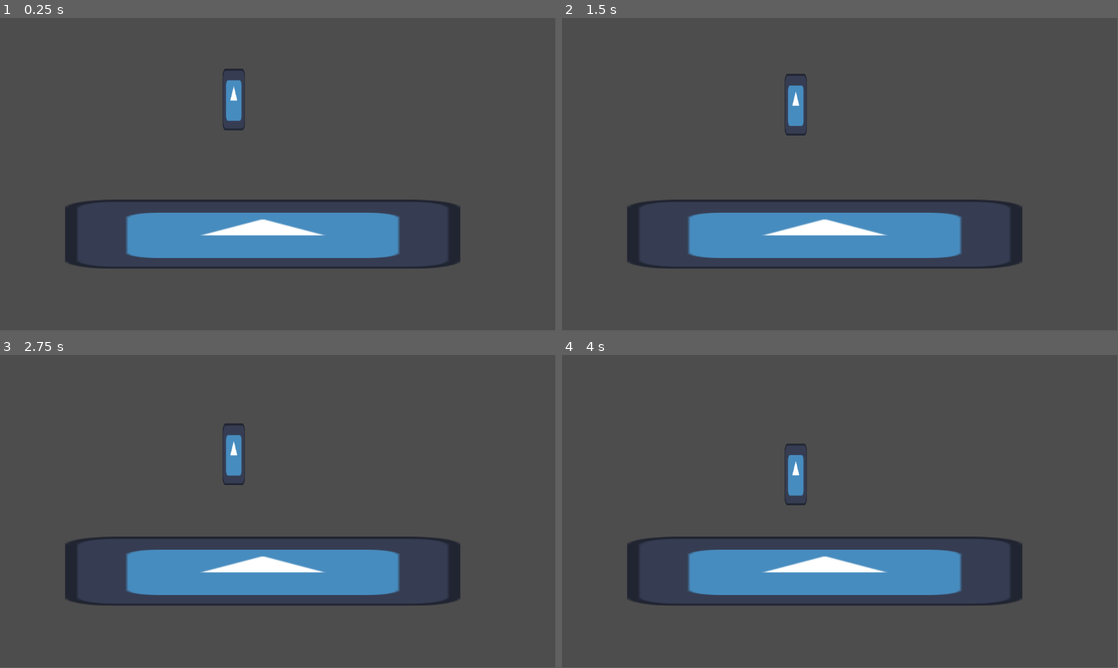
Above: before the commit, frames 1-4 (two rows, left to right).
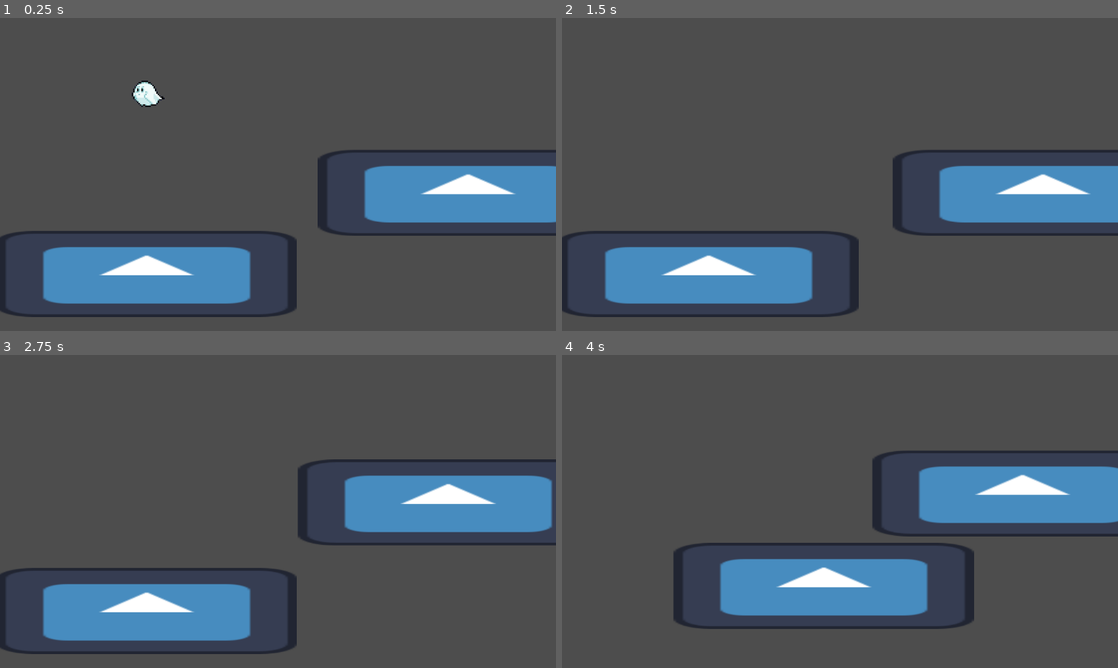
Above: after the commit, the same moments.

Repository: sammo4gun/jamsterdam
Game: Godot game, scene res://Scenes/world.tscn
Two runs of this game, one before a commit and one after it. Both use one fixed random seed, a clock stepped at 60 frames per second and the inputs below. Before the commit the project starts from res://world.tscn. The engine's default icon, where the game draws it, is replaced by a stand-in: a white triangle on a blue panel in a dark square.
Inputs (mouse positions are in pixels of both pictures, inside the frame that each line leads up to):
- Up to frame 1 (0.25 s): no input
- Up to frame 2 (1.5 s): move the mouse to (962, 158) at 0.52 s; hold Right (right, bound only after the commit) from 0.53 s (still down); tap W (up, bound only after the commit) at 0.6, 0.77, 1.07, 1.35 s; click (962, 158) at 0.67 s; move the mouse to (728, 190) at 1.27 s; click (728, 190) at 1.42 s
- Up to frame 3 (2.75 s): tap W (up, bound only after the commit) at 1.52, 1.82, 2.1 s; move the mouse to (333, 442) at 2.02 s; release Right (right, bound only after the commit) at 2.03 s; hold A (left, bound only after the commit) from 2.03 s (still down); click (333, 442) at 2.17 s
- Up to frame 4 (4 s): move the mouse to (812, 574) at 2.77 s; release A (left, bound only after the commit) at 2.78 s; hold Right (right, bound only after the commit) from 2.78 s (still down); tap W (up, bound only after the commit) at 2.85, 3.02, 3.32, 3.6, 3.77 s; click (812, 574) at 2.92 s; move the mouse to (1006, 558) at 3.52 s; click (1006, 558) at 3.67 s
In our replay, the window is 799x449 before the commit and 800x450 after it. These sizes can differ from the game's own. Grey fills any space a smaller window leaves; there, only what the larger window draws over its background counts as a difference.

The runs differ from the first frame. In frame 1, 23% of the frame differs, in the area x 0-100%, y 16-96%; in frame 2, 22%; in frame 3, 24%, in the area x 0-100%, y 21-96%; in frame 4, 18%.

Commit message:
ghost code!!

Diff:
--- /dev/null
+++ b/Scenes/ghost.tscn
@@ -0,0 +1,31 @@
+[gd_scene load_steps=5 format=3 uid="uid://6pic503w7xpl"]
+
+[ext_resource type="Texture2D" uid="uid://bfs6tjpci1vjl" path="res://Assets/ghost.png" id="1_3mxmt"]
+[ext_resource type="Script" uid="uid://bjkfewgrp47cm" path="res://Scripts/ghost.gd" id="1_e3r4w"]
+
+[sub_resource type="CircleShape2D" id="CircleShape2D_3mxmt"]
+radius = 24.0208
+
+[sub_resource type="CircleShape2D" id="CircleShape2D_e3r4w"]
+
+[node name="Ghost" type="CharacterBody2D"]
+collision_layer = 0
+collision_mask = 0
+script = ExtResource("1_e3r4w")
+
+[node name="CollisionShape2D" type="CollisionShape2D" parent="."]
+shape = SubResource("CircleShape2D_3mxmt")
+
+[node name="Sprite" type="Sprite2D" parent="."]
+position = Vector2(-5, 1)
+scale = Vector2(0.398, 0.378)
+texture = ExtResource("1_3mxmt")
+
+[node name="Possession_zone" type="Area2D" parent="."]
+collision_layer = 4
+collision_mask = 4
+
+[node name="CollisionShape2D" type="CollisionShape2D" parent="Possession_zone"]
+shape = SubResource("CircleShape2D_e3r4w")
+
+[connection signal="body_entered" from="Possession_zone" to="." method="_on_possession_zone_body_entered"]
--- /dev/null
+++ b/Scenes/guy.tscn
@@ -0,0 +1,17 @@
+[gd_scene load_steps=4 format=3 uid="uid://cctthl1q1bekw"]
+
+[ext_resource type="Texture2D" uid="uid://dsi1uv8d5lug0" path="res://Assets/icon.svg" id="1_8h3iv"]
+[ext_resource type="Script" uid="uid://byxufi14rff50" path="res://Scripts/guy.gd" id="1_tj2cq"]
+
+[sub_resource type="RectangleShape2D" id="RectangleShape2D_ihqf1"]
+size = Vector2(39, 121)
+
+[node name="Guy" type="CharacterBody2D"]
+script = ExtResource("1_tj2cq")
+
+[node name="CollisionShape2D" type="CollisionShape2D" parent="."]
+shape = SubResource("RectangleShape2D_ihqf1")
+
+[node name="Sprite2D" type="Sprite2D" parent="."]
+scale = Vector2(0.359998, 1)
+texture = ExtResource("1_8h3iv")
--- /dev/null
+++ b/Scenes/moveable.gd
@@ -0,0 +1,26 @@
+extends CharacterBody2D
+
+@onready var world = get_parent()
+
+var possessed = false
+@export var speed = 400
+
+func get_input():
+	var input_direction = Input.get_vector("left", "right", "up", "down")
+	velocity = input_direction * speed
+
+func _physics_process(delta):
+	if possessed:
+		get_input()
+		move_and_slide()
+
+func _on_input_event(viewport: Node, event: InputEvent, shape_idx: int) -> void:
+	get_viewport().set_input_as_handled()
+	if event is InputEventMouseButton and event.pressed:
+		world.attempt_possession(self)
+
+func become_possessed():
+	possessed = true
+
+func become_unpossessed():
+	possessed = false
--- /dev/null
+++ b/Scenes/moveable.tscn
@@ -0,0 +1,24 @@
+[gd_scene load_steps=4 format=3 uid="uid://dpfjytluhwwx7"]
+
+[ext_resource type="Script" uid="uid://2cg00vl8kyi8" path="res://Scenes/moveable.gd" id="1_h70h1"]
+[ext_resource type="Texture2D" uid="uid://dsi1uv8d5lug0" path="res://Assets/icon.svg" id="1_ikdxc"]
+
+[sub_resource type="RectangleShape2D" id="RectangleShape2D_0w77i"]
+size = Vector2(621.5, 177)
+
+[node name="Moveable" type="CharacterBody2D"]
+collision_layer = 5
+collision_mask = 5
+input_pickable = true
+script = ExtResource("1_h70h1")
+
+[node name="Shape" type="CollisionShape2D" parent="."]
+position = Vector2(0, -1)
+shape = SubResource("RectangleShape2D_0w77i")
+
+[node name="Sprite" type="Sprite2D" parent="."]
+position = Vector2(1, -1)
+scale = Vector2(4.86719, 1.39062)
+texture = ExtResource("1_ikdxc")
+
+[connection signal="input_event" from="." to="." method="_on_input_event"]
--- /dev/null
+++ b/Scenes/world.tscn
@@ -0,0 +1,17 @@
+[gd_scene load_steps=4 format=3 uid="uid://btddiq1srh6u2"]
+
+[ext_resource type="Script" uid="uid://vp4ly8u07miy" path="res://Scripts/world.gd" id="1_5a7ea"]
+[ext_resource type="PackedScene" uid="uid://dpfjytluhwwx7" path="res://Scenes/moveable.tscn" id="1_f3sb7"]
+[ext_resource type="PackedScene" uid="uid://6pic503w7xpl" path="res://Scenes/ghost.tscn" id="2_go701"]
+
+[node name="World" type="Node2D"]
+script = ExtResource("1_5a7ea")
+
+[node name="Moveable" parent="." instance=ExtResource("1_f3sb7")]
+position = Vector2(303, 531)
+
+[node name="Moveable2" parent="." instance=ExtResource("1_f3sb7")]
+position = Vector2(969, 363)
+
+[node name="Ghost" parent="." instance=ExtResource("2_go701")]
+position = Vector2(535, 269)
--- /dev/null
+++ b/Scripts/ghost.gd
@@ -0,0 +1,65 @@
+extends CharacterBody2D
+
+@export var FLY_SPEED = 1000;
+@onready var sprite = $"Sprite"
+
+var target_pos: Vector2
+var target_possess = null;
+var possessing = null
+var present = true
+
+func _physics_process(delta: float) -> void:
+	if present:
+		var dist = global_position.distance_to(target_pos)
+		if dist < 20:
+			velocity = Vector2.ZERO
+		else:
+			var dir = global_position.direction_to(target_pos).normalized()
+
+			velocity = dir * FLY_SPEED
+			if velocity.x > 0:
+				sprite.flip_h = 0
+			else:
+				sprite.flip_h = 1
+		move_and_slide()
+	else:
+		global_position = possessing.global_position
+	#print(possessing)
+
+func set_target_pos(pos: Vector2):
+	print('yu')
+	if possessing != null:
+		unpossess()
+	target_pos = pos
+
+func set_target_possess(body: CharacterBody2D):
+	if possessing != null and body != possessing:
+		unpossess()
+		target_possess = body
+		target_pos = body.global_position
+	elif possessing == null:
+		target_possess = body
+		target_pos = body.global_position
+
+func possess(body: CharacterBody2D):
+	possessing = body
+	target_possess = null
+	fade_away()
+	possessing.become_possessed()
+
+func unpossess():
+	possessing.become_unpossessed()
+	possessing = null
+	unfade()
+
+func fade_away():
+	visible = false
+	present = false
+
+func unfade():
+	visible = true
+	present = true
+
+func _on_possession_zone_body_entered(body: Node2D) -> void:
+	if body == target_possess:
+		possess(body)
--- /dev/null
+++ b/Scripts/world.gd
@@ -0,0 +1,12 @@
+extends Node2D
+
+@onready var Ghost = $"Ghost"
+
+func _unhandled_input(event: InputEvent) -> void:
+	## Mouse in viewport coordinates.
+	#if event is InputEventMouseButton and event.pressed:
+		#Ghost.set_target_pos(event.global_position)
+	pass
+
+func attempt_possession(body: CharacterBody2D):
+	Ghost.set_target_possess(body)
--- a/guy.tscn
+++ /dev/null
@@ -1,17 +0,0 @@
-[gd_scene load_steps=4 format=3 uid="uid://cctthl1q1bekw"]
-
-[ext_resource type="Texture2D" uid="uid://dsi1uv8d5lug0" path="res://icon.svg" id="1_8h3iv"]
-[ext_resource type="Script" uid="uid://byxufi14rff50" path="res://guy.gd" id="1_tj2cq"]
-
-[sub_resource type="RectangleShape2D" id="RectangleShape2D_ihqf1"]
-size = Vector2(39, 121)
-
-[node name="Guy" type="CharacterBody2D"]
-script = ExtResource("1_tj2cq")
-
-[node name="CollisionShape2D" type="CollisionShape2D" parent="."]
-shape = SubResource("RectangleShape2D_ihqf1")
-
-[node name="Sprite2D" type="Sprite2D" parent="."]
-scale = Vector2(0.359998, 1)
-texture = ExtResource("1_8h3iv")
--- a/moveable.tscn
+++ /dev/null
@@ -1,19 +0,0 @@
-[gd_scene load_steps=3 format=3 uid="uid://dpfjytluhwwx7"]
-
-[ext_resource type="Texture2D" uid="uid://dsi1uv8d5lug0" path="res://icon.svg" id="1_ikdxc"]
-
-[sub_resource type="RectangleShape2D" id="RectangleShape2D_0w77i"]
-size = Vector2(225.5, 46)
-
-[node name="Moveable" type="StaticBody2D"]
-position = Vector2(-266, -55)
-scale = Vector2(3.63056, 2.98707)
-
-[node name="Shape" type="CollisionShape2D" parent="."]
-position = Vector2(78.25, 17)
-shape = SubResource("RectangleShape2D_0w77i")
-
-[node name="Sprite" type="Sprite2D" parent="."]
-position = Vector2(78, 18)
-scale = Vector2(1.76563, 0.375)
-texture = ExtResource("1_ikdxc")
--- a/project.godot
+++ b/project.godot
@@ -15,9 +15,46 @@
 config/features=PackedStringArray("4.4", "GL Compatibility")
 config/icon="res://Assets/icon.svg"
 
+[display]
+
+window/stretch/mode="viewport"
+
 [dotnet]
 
 project/assembly_name="Practice_new"
+
+[input]
+
+left={
+"deadzone": 0.2,
+"events": [Object(InputEventKey,"resource_local_to_scene":false,"resource_name":"","device":-1,"window_id":0,"alt_pressed":false,"shift_pressed":false,"ctrl_pressed":false,"meta_pressed":false,"pressed":false,"keycode":0,"physical_keycode":65,"key_label":0,"unicode":97,"location":0,"echo":false,"script":null)
+, Object(InputEventKey,"resource_local_to_scene":false,"resource_name":"","device":-1,"window_id":0,"alt_pressed":false,"shift_pressed":false,"ctrl_pressed":false,"meta_pressed":false,"pressed":false,"keycode":0,"physical_keycode":4194319,"key_label":0,"unicode":0,"location":0,"echo":false,"script":null)
+]
+}
+right={
+"deadzone": 0.2,
+"events": [Object(InputEventKey,"resource_local_to_scene":false,"resource_name":"","device":-1,"window_id":0,"alt_pressed":false,"shift_pressed":false,"ctrl_pressed":false,"meta_pressed":false,"pressed":false,"keycode":0,"physical_keycode":4194321,"key_label":0,"unicode":0,"location":0,"echo":false,"script":null)
+, Object(InputEventKey,"resource_local_to_scene":false,"resource_name":"","device":-1,"window_id":0,"alt_pressed":false,"shift_pressed":false,"ctrl_pressed":false,"meta_pressed":false,"pressed":false,"keycode":0,"physical_keycode":68,"key_label":0,"unicode":100,"location":0,"echo":false,"script":null)
+]
+}
+down={
+"deadzone": 0.2,
+"events": [Object(InputEventKey,"resource_local_to_scene":false,"resource_name":"","device":-1,"window_id":0,"alt_pressed":false,"shift_pressed":false,"ctrl_pressed":false,"meta_pressed":false,"pressed":false,"keycode":0,"physical_keycode":83,"key_label":0,"unicode":115,"location":0,"echo":false,"script":null)
+, Object(InputEventKey,"resource_local_to_scene":false,"resource_name":"","device":-1,"window_id":0,"alt_pressed":false,"shift_pressed":false,"ctrl_pressed":false,"meta_pressed":false,"pressed":false,"keycode":0,"physical_keycode":83,"key_label":0,"unicode":115,"location":0,"echo":false,"script":null)
+]
+}
+up={
+"deadzone": 0.2,
+"events": [Object(InputEventKey,"resource_local_to_scene":false,"resource_name":"","device":-1,"window_id":0,"alt_pressed":false,"shift_pressed":false,"ctrl_pressed":false,"meta_pressed":false,"pressed":false,"keycode":0,"physical_keycode":87,"key_label":0,"unicode":119,"location":0,"echo":false,"script":null)
+, Object(InputEventKey,"resource_local_to_scene":false,"resource_name":"","device":-1,"window_id":0,"alt_pressed":false,"shift_pressed":false,"ctrl_pressed":false,"meta_pressed":false,"pressed":false,"keycode":0,"physical_keycode":87,"key_label":0,"unicode":119,"location":0,"echo":false,"script":null)
+]
+}
+possess={
+"deadzone": 0.2,
+"events": [Object(InputEventKey,"resource_local_to_scene":false,"resource_name":"","device":-1,"window_id":0,"alt_pressed":false,"shift_pressed":false,"ctrl_pressed":false,"meta_pressed":false,"pressed":false,"keycode":0,"physical_keycode":69,"key_label":0,"unicode":101,"location":0,"echo":false,"script":null)
+, Object(InputEventKey,"resource_local_to_scene":false,"resource_name":"","device":-1,"window_id":0,"alt_pressed":false,"shift_pressed":false,"ctrl_pressed":false,"meta_pressed":false,"pressed":false,"keycode":0,"physical_keycode":4194325,"key_label":0,"unicode":0,"location":0,"echo":false,"script":null)
+]
+}
 
 [rendering]
 
--- a/world.tscn
+++ /dev/null
@@ -1,12 +0,0 @@
-[gd_scene load_steps=3 format=3 uid="uid://btddiq1srh6u2"]
-
-[ext_resource type="PackedScene" uid="uid://dpfjytluhwwx7" path="res://moveable.tscn" id="1_f3sb7"]
-[ext_resource type="PackedScene" uid="uid://cctthl1q1bekw" path="res://guy.tscn" id="2_fj7yv"]
-
-[node name="World" type="Node2D"]
-
-[node name="Moveable" parent="." instance=ExtResource("1_f3sb7")]
-position = Vector2(262, 395)
-
-[node name="Guy" parent="." instance=ExtResource("2_fj7yv")]
-position = Vector2(485, 169)
Binary file added: Assets/ghost.png
Not shown, added: Assets/ghost.png.import
Not shown, added: Scenes/moveable.gd.uid
Not shown, added: Scripts/ghost.gd.uid
Renamed: guy.gd -> Scripts/guy.gd
Renamed: guy.gd.uid -> Scripts/guy.gd.uid
Not shown, added: Scripts/world.gd.uid
Not shown, added: Assets/evaluated_notebook_VL_20250612120613.ipynb
